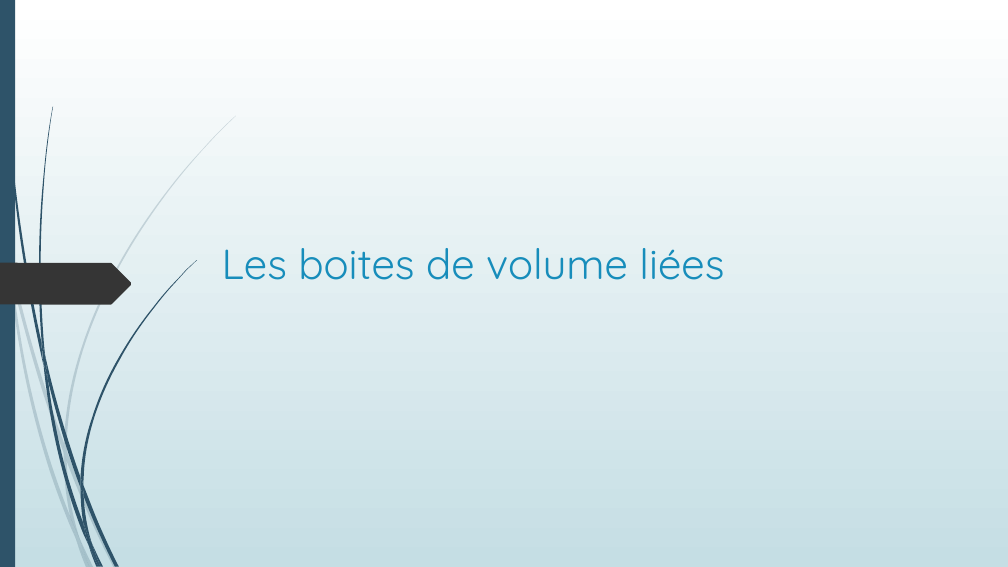
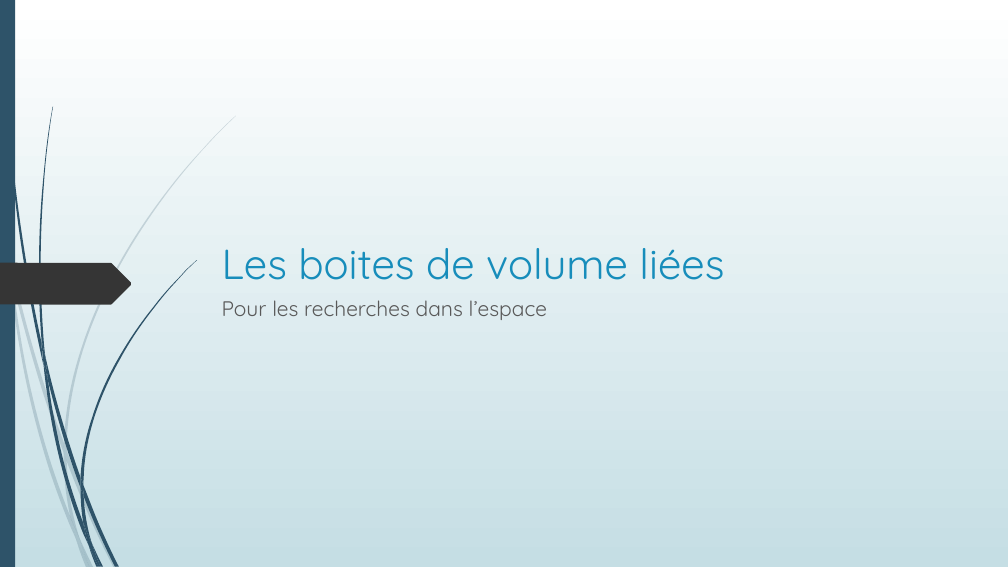
Before and after one commit to Poroing/CrowdDeplacementOptimisation, a slide deck: slide 18 of Présentation/Détermination d'un plan d'évacuation incendie.pptx (slide 9 before the commit). Drawn at 1008x567 pixels with LibreOffice and Linux fonts; fonts in the diff are those of the drawing. Boxes give left, top, right and bottom in pixels: in the first picture for what was removed or moved away, otherwise in the second. Text is boxed around its words. In the diff, an @@ line names an element or a change of style, - is before the commit and + after.

```diff
--- a/Présentation/Détermination d'un plan d'évacuation incendie.pptx
+++ b/Présentation/Détermination d'un plan d'évacuation incendie.pptx
@@ text added at (x1=222, y1=300, x2=547, y2=320), 20 pt, text #595959 @@
+Pour les recherches dans l’espace
```
Also in this commit, not shown: 1 other slide changed, 14 slides added, 3 slides removed, 13 other files.
